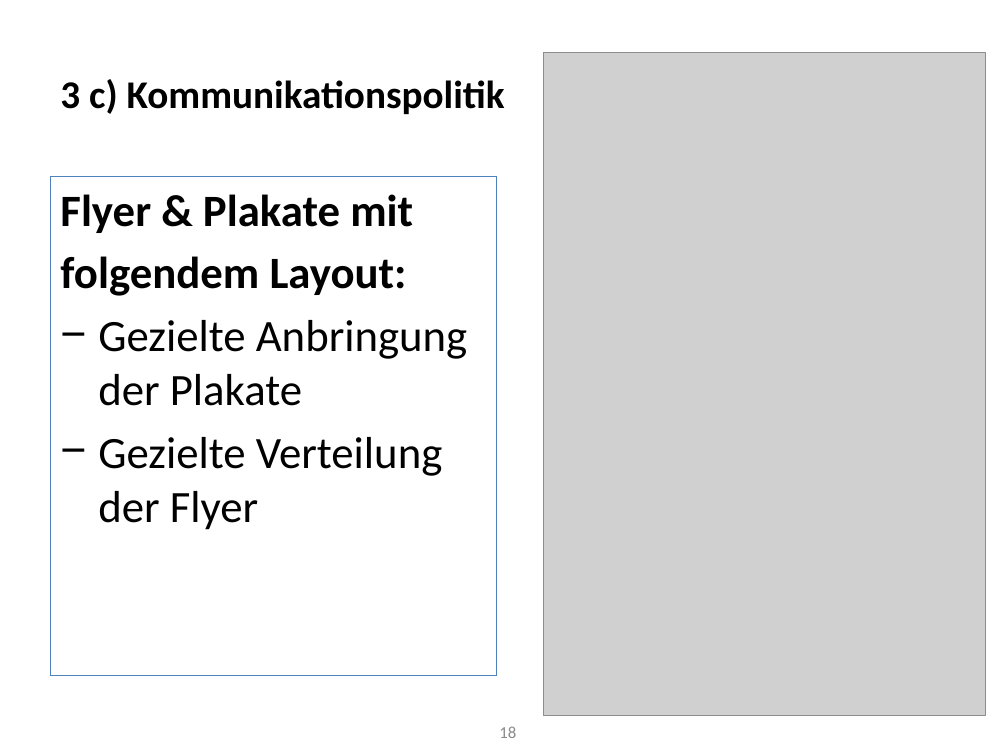
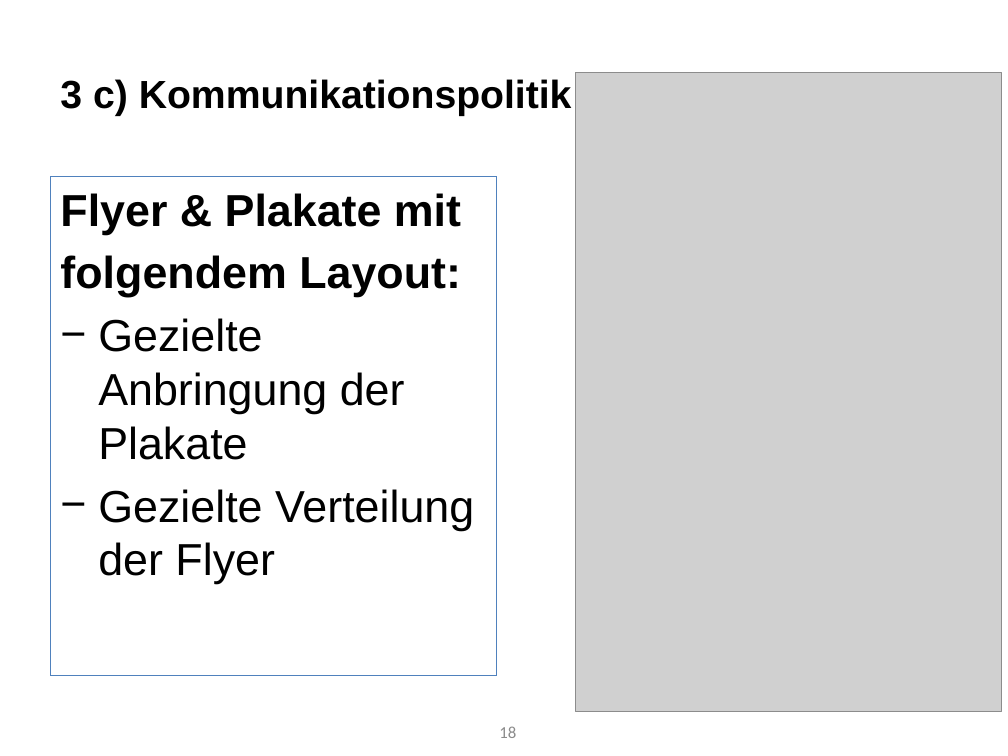
Before and after one commit to Roba1993/Happy-Hour, a slide deck: slide 18 of documents/marketing/Klassische Medien Marketingkonzept/Marketingstrategie - Klassische Medien (5.8).pptx. Drawn at 1008x756 pixels with LibreOffice and Linux fonts; fonts in the diff are those of the drawing; grey boxes stand for pictures. Boxes give left, top, right and bottom in pixels: in the first picture for what was removed or moved away, otherwise in the second. Text is boxed around its words. In the diff, an @@ line names an element or a change of style, - is before the commit and + after.

```diff
--- a/documents/marketing/Klassische Medien Marketingkonzept/Marketingstrategie - Klassische Medien (5.8).pptx
+++ b/documents/marketing/Klassische Medien Marketingkonzept/Marketingstrategie - Klassische Medien (5.8).pptx
@@ title "3 c) Kommunikationspolitik" at [60, 79, 572, 116]: font Calibri to Arial @@
@@ picture: place and size @@
-picture at [543, 52, 985, 715]
+picture at [576, 73, 1002, 712]
@@ text "Flyer & Plakate mit" at [50, 176, 496, 675]: font Calibri to Arial @@
```
Also in this commit, not shown: 10 other slides changed.
